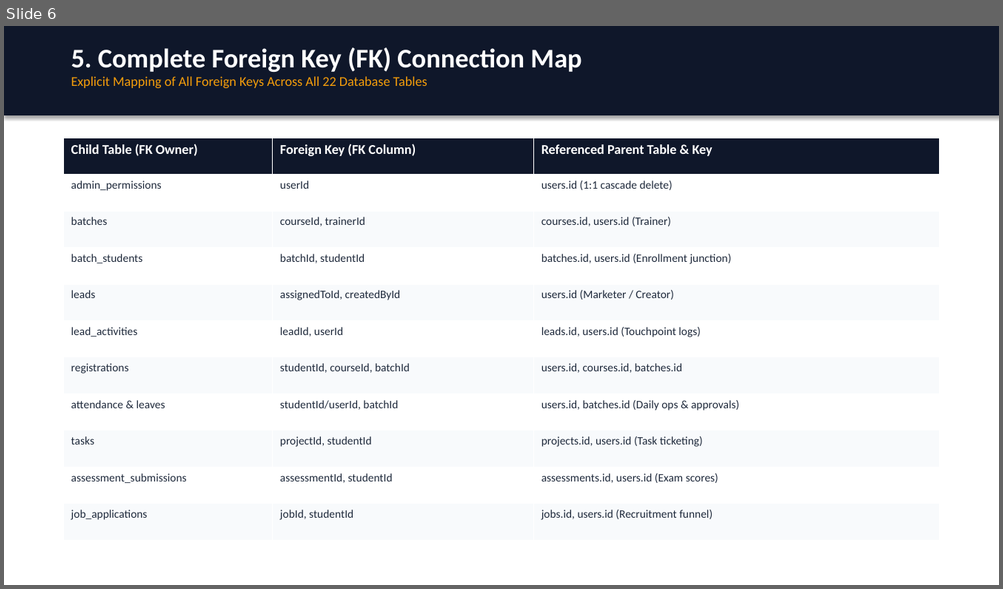
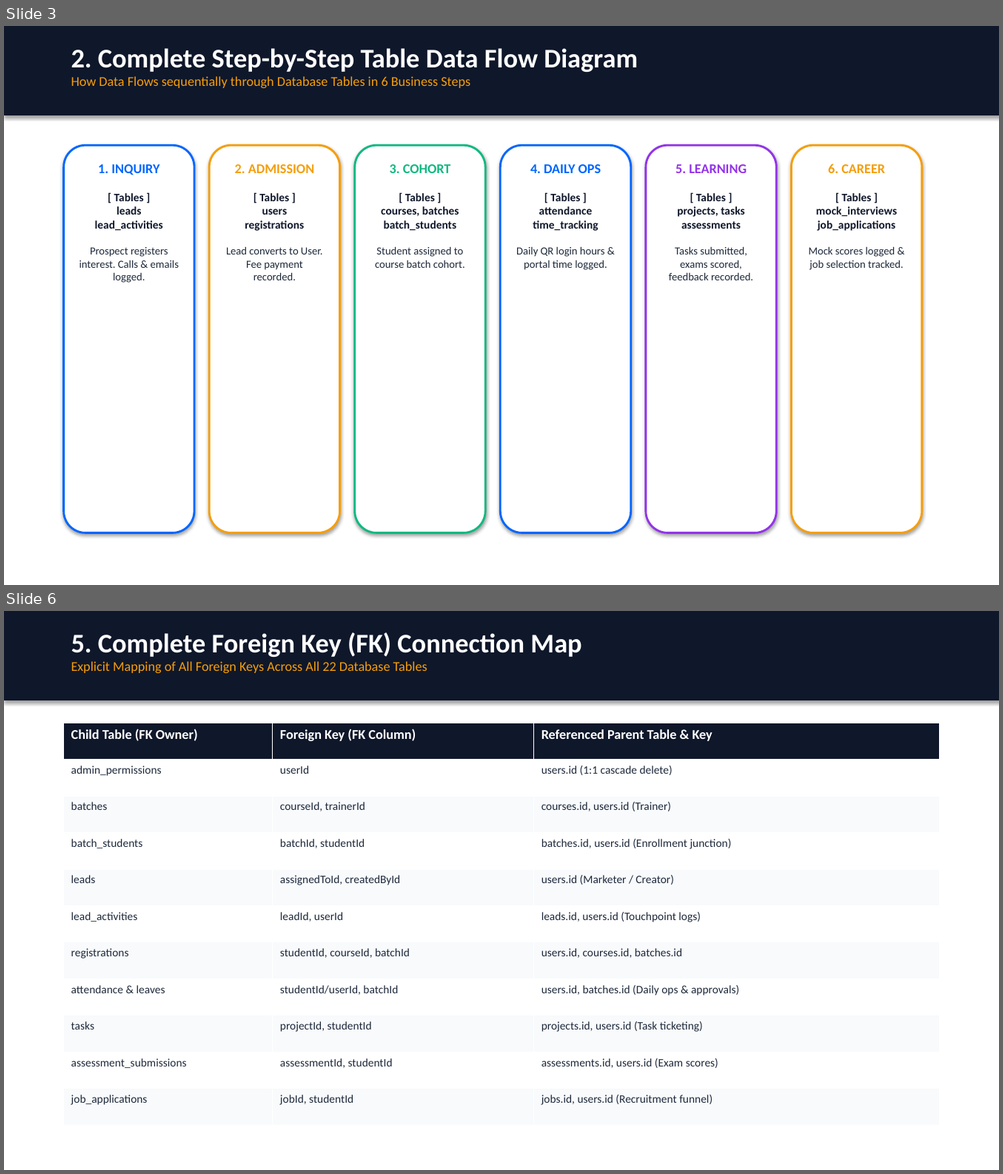
Before and after one commit to Devanshgupta712/Eduflow, a slide deck: LMS_Data_Architecture_and_Flow.pptx. Shown one above the other, each under a label of ours: slide 6 before the commit, slides 3 and 6 after it; the slides between them are not shown. The pictures are 1003x589 and 1003x1174 pixels, drawn with LibreOffice and Linux fonts; fonts in the diff are those of the drawing. Boxes give left, top, right and bottom in pixels: in the first picture for what was removed or moved away, otherwise in the second. Text is boxed around its words. In the diff, an @@ line names an element or a change of style, - is before the commit and + after.

```diff
--- a/LMS_Data_Architecture_and_Flow.pptx
+++ b/LMS_Data_Architecture_and_Flow.pptx
@@ slide 3 added at <box>4,26,999,585</box>, background #FFFFFF @@
@@ rectangle added at <box>4,26,999,116</box>, fill #0F172A, outline #0F172A 0.75 pt @@
@@ text added at <box>71,48,637,88</box>, 13 pt, text #F59E0B @@
+2. Complete Step-by-Step Table Data Flow Diagram
+How Data Flows sequentially through Database Tables in 6 Business Steps
@@ rounded rectangle added at <box>64,145,194,534</box>, fill #FFFFFF, outline #0066FF 2 pt @@
@@ rounded rectangle added at <box>209,145,340,534</box>, fill #FFFFFF, outline #F59E0B 2 pt @@
@@ rounded rectangle added at <box>355,145,485,534</box>, fill #FFFFFF, outline #10B981 2 pt @@
@@ rounded rectangle added at <box>500,145,631,534</box>, fill #FFFFFF, outline #0066FF 2 pt @@
@@ rounded rectangle added at <box>646,145,777,534</box>, fill #FFFFFF, outline #9333EA 2 pt @@
@@ rounded rectangle added at <box>791,145,922,534</box>, fill #FFFFFF, outline #F59E0B 2 pt @@
@@ text added at <box>79,164,179,283</box>, 10.5 pt, text #1E293B @@
+1. INQUIRY
+[ Tables ]
+leads
+lead_activities
+Prospect registers interest. Calls & emails logged.
@@ text added at <box>226,164,323,281</box>, 10.5 pt, text #1E293B @@
+2. ADMISSION
+[ Tables ]
+users
+registrations
+Lead converts to User. Fee payment recorded.
@@ text added at <box>375,164,465,268</box>, 11 pt, text #0F172A, bold @@
+3. COHORT
+[ Tables ]
+courses, batches
+batch_students
+Student assigned to course batch cohort.
@@ text added at <box>516,164,606,270</box>, 10.5 pt, text #1E293B, bold @@
+4. DAILY OPS
+[ Tables ]
+attendance
+time_tracking
+Daily QR login hours & portal time logged.
@@ text added at <box>669,164,753,281</box>, 10.5 pt, text #1E293B @@
+5. LEARNING
+[ Tables ]
+projects, tasks
+assessments
+Tasks submitted, exams scored, feedback recorded.
@@ text added at <box>808,164,903,270</box>, 11 pt, text #0F172A, bold @@
+6. CAREER
+[ Tables ]
+mock_interviews
+job_applications
+Mock scores logged & job selection tracked.
```
Also in this commit, not shown: 10 slides changed, 1 other slide added, 2 slides removed, 2 other files.
